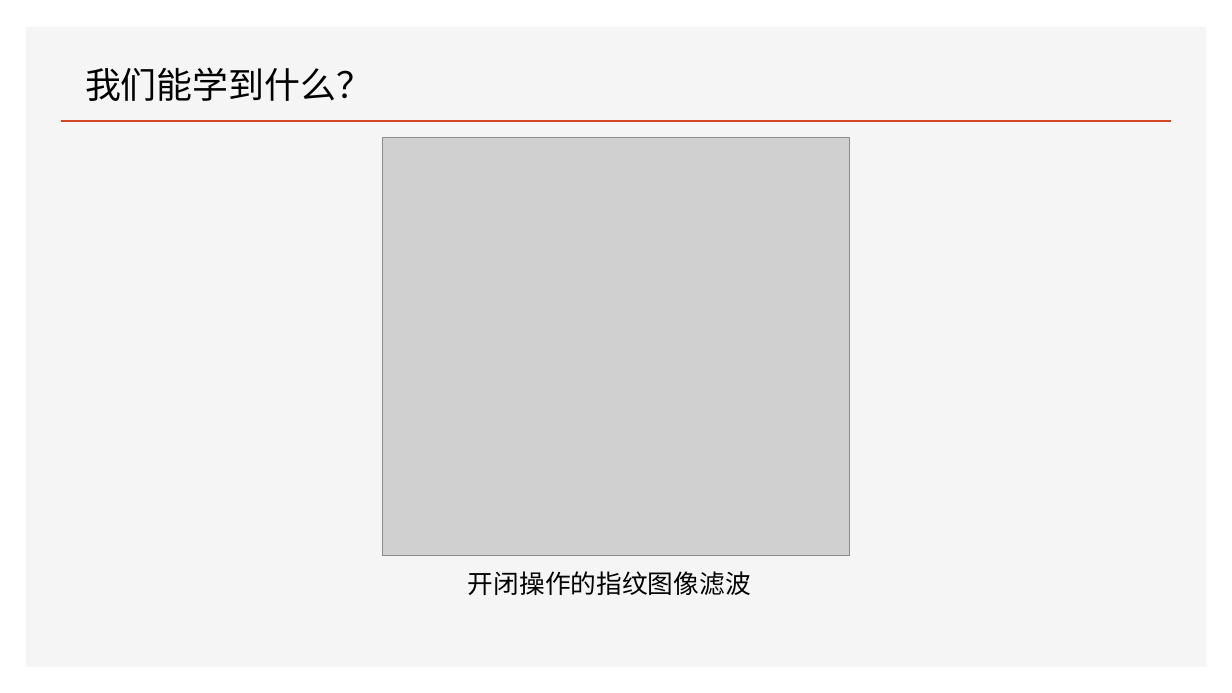
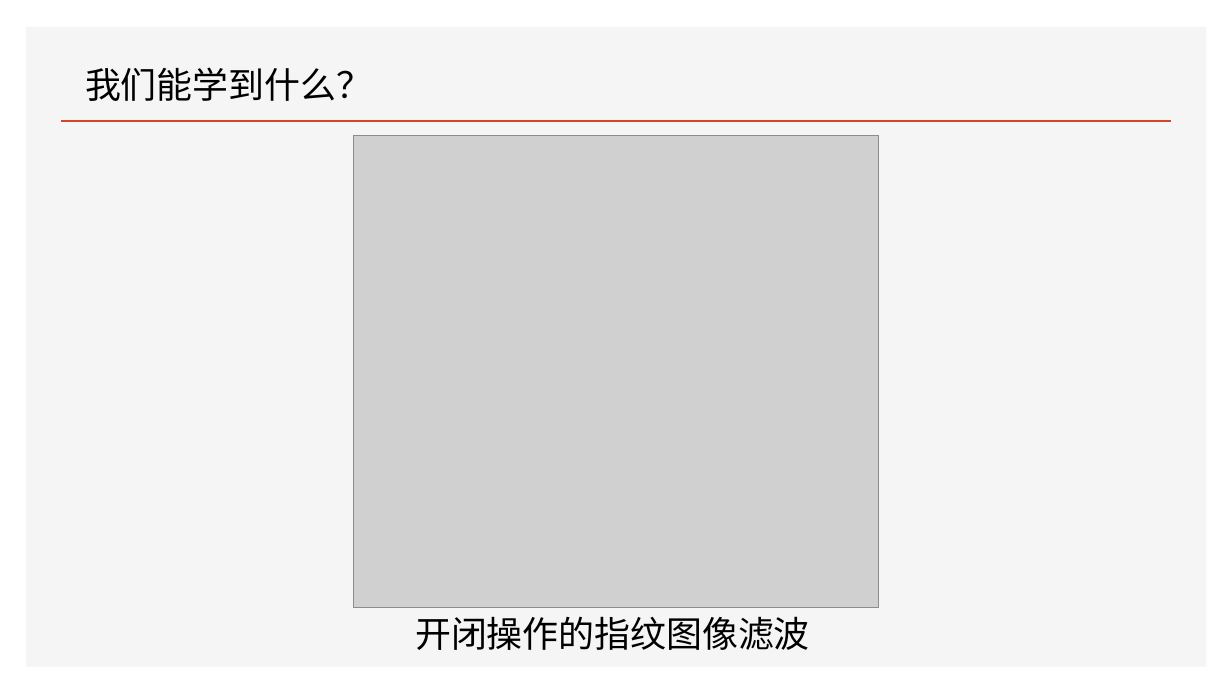
Before and after one commit to FourierAI/image-processing-resources, a slide deck: slide 6 of Lecture/lecture78/基于形态学的数字图像处理.pptx. Drawn at 1232x693 pixels with LibreOffice and Linux fonts; fonts in the diff are those of the drawing; grey boxes stand for pictures. Boxes give left, top, right and bottom in pixels: in the first picture for what was removed or moved away, otherwise in the second. Text is boxed around its words. In the diff, an @@ line names an element or a change of style, - is before the commit and + after.

```diff
--- a/Lecture/lecture78/基于形态学的数字图像处理.pptx
+++ b/Lecture/lecture78/基于形态学的数字图像处理.pptx
@@ picture: place and size @@
-picture at (383,138,848,555)
+picture at (353,136,879,607)
@@ text "开闭操作的指纹图像滤波": place and size @@
-text "开闭操作的指纹图像滤波" at (468,571,751,595)
+text "开闭操作的指纹图像滤波" at (415,616,810,650)
@@ text "开闭操作的指纹图像滤波" at (415,616,810,650): size 20 to 28 pt @@
```
Also in this commit, not shown: 33 other slides changed, 3 slides added, 1 other file.
